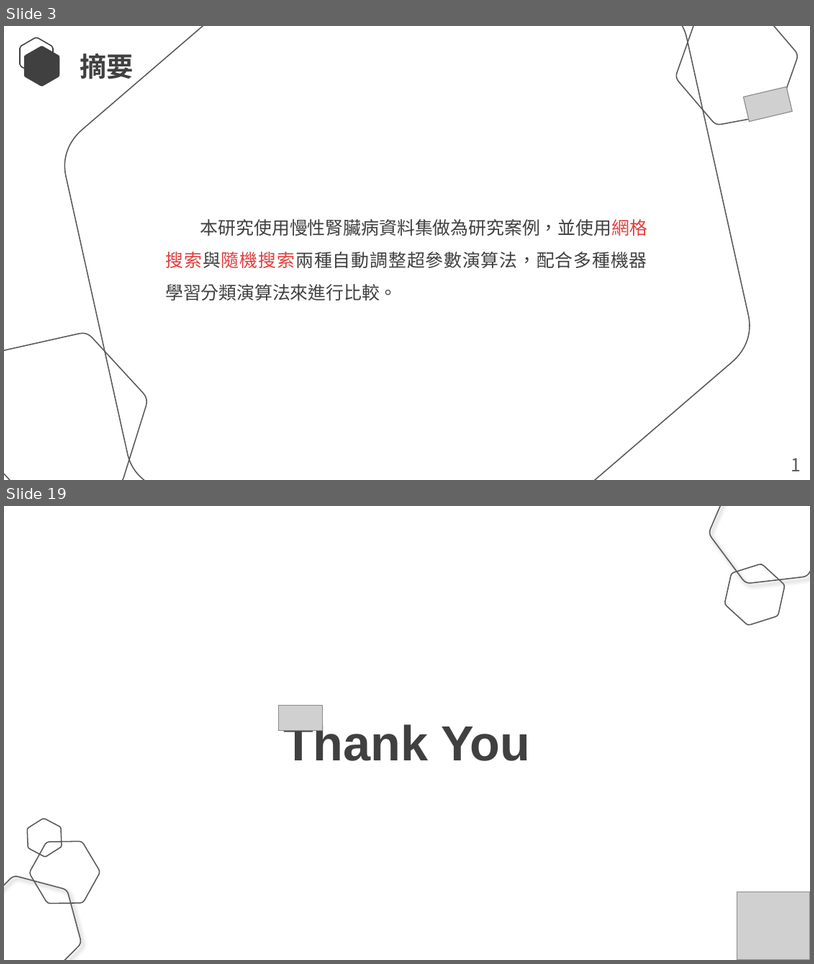
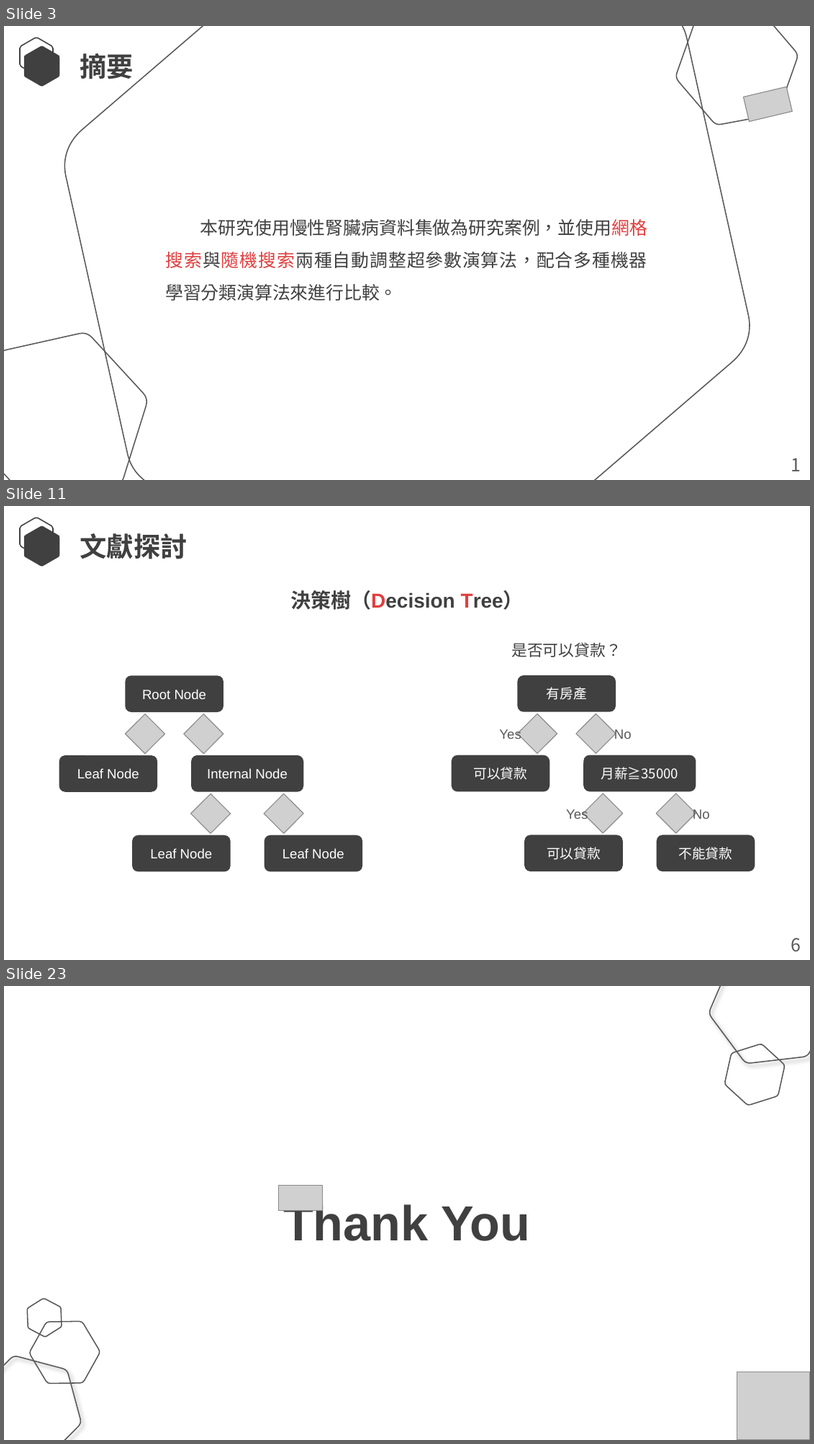
Before and after one commit to Lcwei-0708/lcwei-0708.github.io, a slide deck: data/應用機器學習演算法改善模型優化方法的研究-以UCI慢性腎臟疾病資料集為例/應用機器學習演算法改善模型優化方法的研究-以UCI慢性腎臟疾病資料集為例.pptx. Shown one above the other, each under a label of ours: slides 3 and 19 before the commit, slides 3, 11 and 23 after it; the slides between them are not shown. The pictures are 814x964 and 814x1444 pixels, drawn with LibreOffice and Linux fonts; fonts in the diff are those of the drawing; grey boxes stand for pictures. Boxes give left, top, right and bottom in pixels: in the first picture for what was removed or moved away, otherwise in the second. Text is boxed around its words. In the diff, an @@ line names an element or a change of style, - is before the commit and + after.

```diff
--- a/data/應用機器學習演算法改善模型優化方法的研究-以UCI慢性腎臟疾病資料集為例/應用機器學習演算法改善模型優化方法的研究-以UCI慢性腎臟疾病資料集為例.pptx
+++ b/data/應用機器學習演算法改善模型優化方法的研究-以UCI慢性腎臟疾病資料集為例/應用機器學習演算法改善模型優化方法的研究-以UCI慢性腎臟疾病資料集為例.pptx
@@ slide 11 added at bbox=[4, 506, 810, 960], background #FFFFFF @@
@@ freeform shape added at bbox=[20, 518, 53, 555], outline #404040 1 pt @@
@@ freeform shape added at bbox=[24, 526, 59, 566], fill #404040 @@
@@ text added at bbox=[80, 533, 187, 559], 24 pt, text #404040, bold @@
+文獻探討
@@ text added at bbox=[291, 590, 524, 610], 18 pt, text #404040, bold @@
+決策樹（Decision Tree）
@@ group added at bbox=[452, 642, 756, 871]: 5 rounded rectangles, 5 texts, 4 pictures @@
+有房產
+可以貸款
+月薪≧35000
+可以貸款
+不能貸款
+Yes
+No
+Yes
+No
+是否可以貸款？
@@ group added at bbox=[59, 675, 363, 871]: 5 rounded rectangles, 4 pictures @@
+Root Node
+Leaf Node
+Internal Node
+Leaf Node
+Leaf Node
@@ text added at bbox=[792, 937, 802, 952], 16 pt, text #595959 @@
+6
@@ what was slide 19 is now slide 23 @@
```
Also in this commit, not shown: 3 slides changed, 15 other slides added, 12 slides removed.
